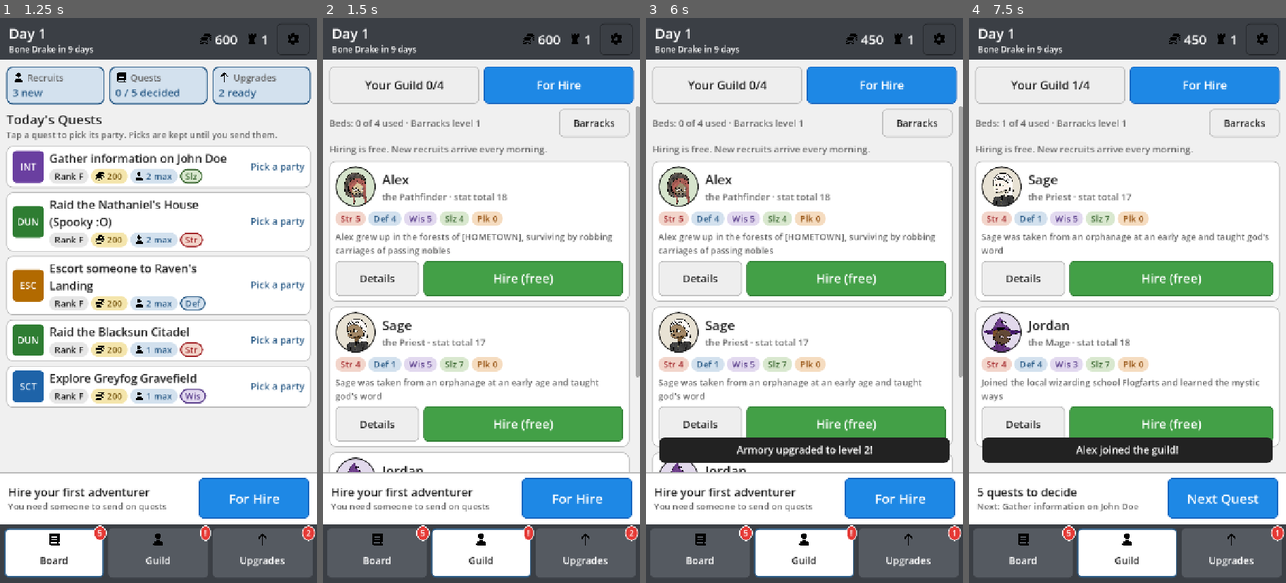
Above: before the commit, frames 1-4 (left to right).
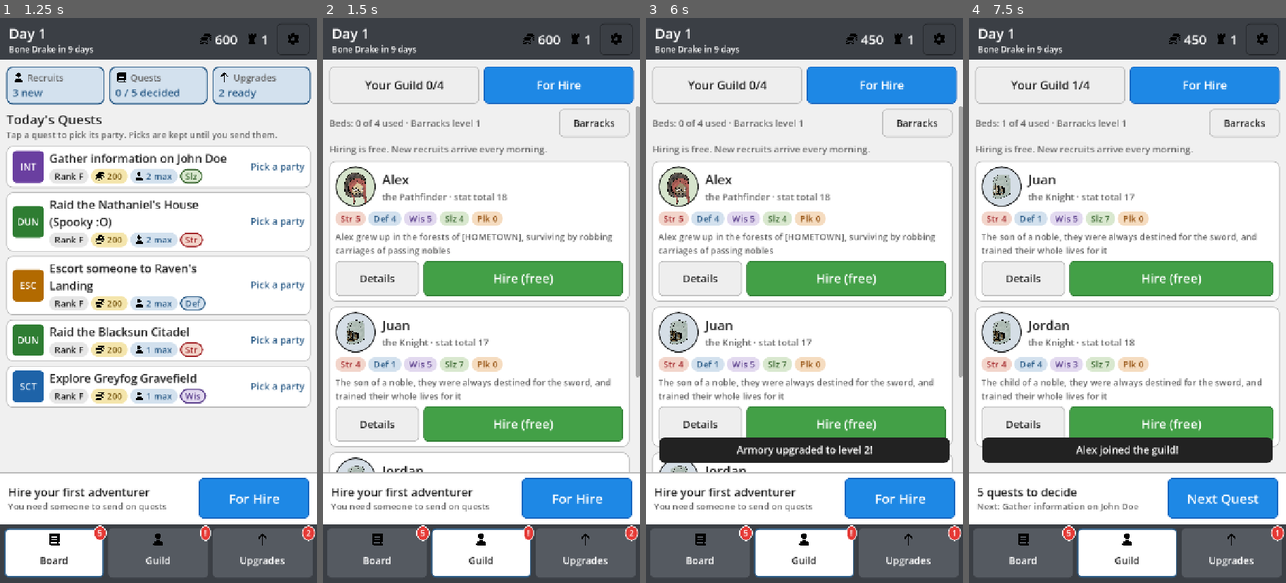
Above: after the commit, the same moments.

Repository: ActuallySanta/Fantasy-Guild-Manager
Game: Godot game, scene res://MobileHall/hall_main.tscn
Same seed, same stepped clock (60 frames per second), same inputs: the game is played once before the commit and once after it.
Inputs:
- Up to frame 1 (1.25 s): click "Start" at 0.5 s
- Up to frame 2 (1.5 s): click "For Hire" at 1.25 s
- Up to frame 3 (6 s): click "Your Guild 0/4" at 2 s; click "For Hire" at 2.75 s; click "Barracks" at 3.5 s; click "150 gold" at 4.25 s; click "Board" at 5 s; click "Guild" at 5.75 s
- Up to frame 4 (7.5 s): click "Details" at 6.5 s; click "Hire (free)" at 7.25 s

Frame 1 is identical in both runs. In frame 2, 1.6% of the frame differs, in the area x 4-91%, y 53-81%; in frame 3, 1.6%; in frame 4, 3.0%, in the area x 3-95%, y 27-68%.

Commit message:
Added a region container

Diff:
--- a/Scripts/Character Generator/character_resource.gd
+++ b/Scripts/Character Generator/character_resource.gd
@@ -84,7 +84,7 @@
 	role = randi_range(0, CharacterRole.size() - 1) as CharacterRole
 	name = ExternalContentContainer.get_character_name(gender)
 
-	hometown = Region.new()
+	hometown = QuestManager.world_regions.pick_random()
 
 	icon = ExternalContentContainer.get_character_icon(role)
 
--- a/Scripts/Quest Creator/quest_Manager.gd
+++ b/Scripts/Quest Creator/quest_Manager.gd
@@ -4,6 +4,9 @@
 var acceptedQuests: Array[CreatedQuest]
 var acceptedQuestResults: Array[String]
 var newRegion: Region = Region.new(0)
+
+var world_regions : Array[Region]
+var total_regions : int = 10
 
 var dayNum = 0;
 
@@ -22,6 +25,9 @@
 
 	adventurerArray = thisQuest.generatePartyDuo()
 	adventurerArrayAgain.append(adventurerArray[0])
+
+	for i in total_regions:
+		world_regions.append(Region.new())
 
 	var successChance = thisQuest.calcSuccessChance(adventurerArray)
 	print(successChance)
